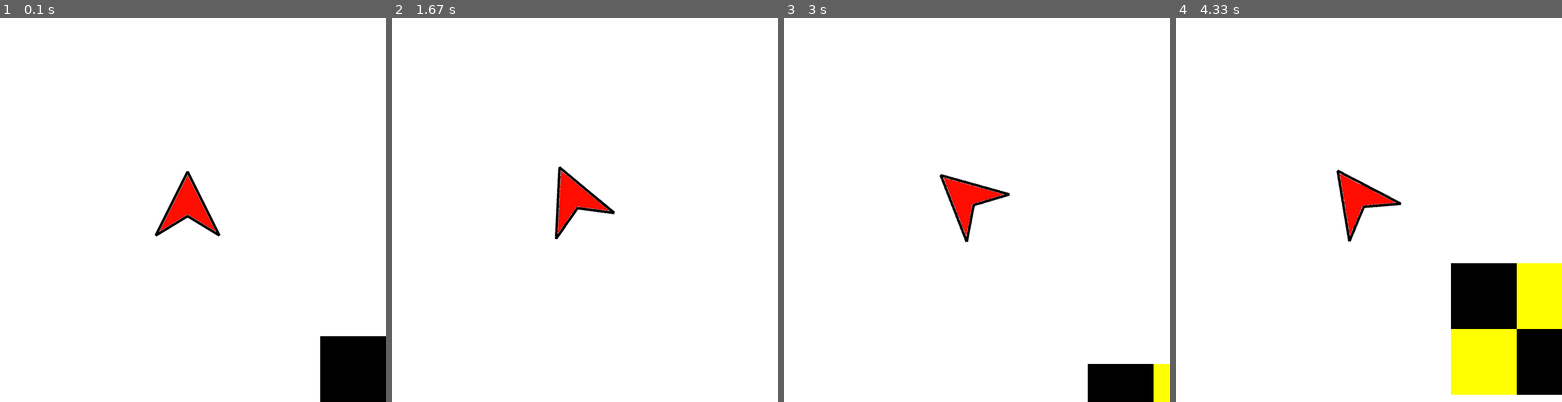
Above: before the commit, frames 1-4 (left to right).
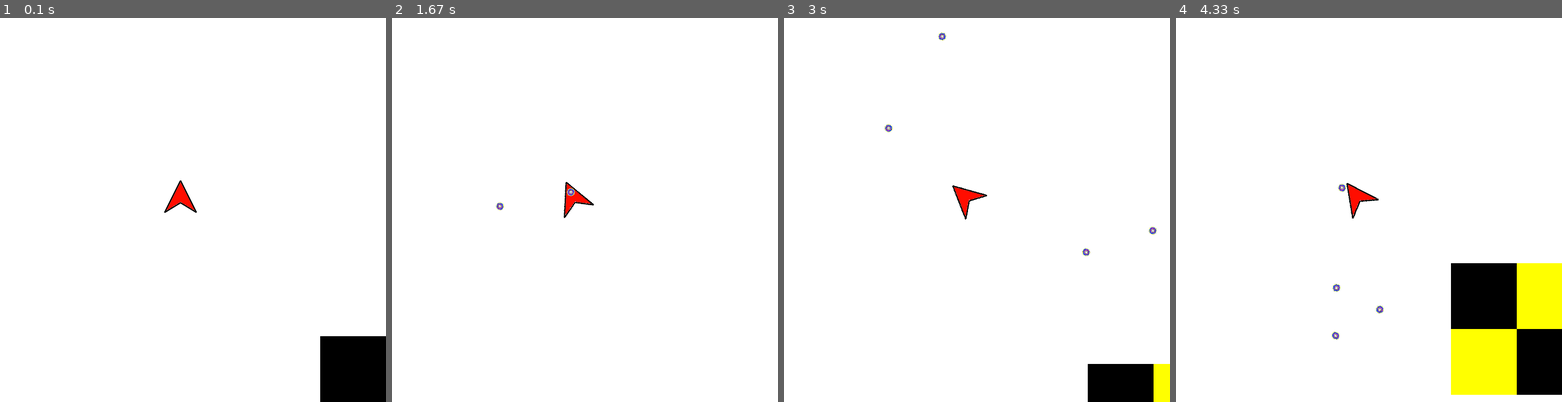
Above: after the commit, the same moments.

Repository: Redfrog80/Capsher-Game-Jam-Spring-2023
Game: pygame game, started from test/WorldTest.py
The game is run twice, just before and just after one commit, with the same random seed, the same clock (stepped at 60 frames per second) and the same inputs.
Inputs:
- Up to frame 1 (0.1 s): no input
- Up to frame 2 (1.67 s): hold Space 0.33-0.8 s; hold Right 0.33-0.8 s; hold Right 0.83-1.3 s; tap Space at 0.9, 1.2, 1.4 s; hold Up 1.33-1.63 s
- Up to frame 3 (3 s): hold Right 1.67-2.13 s; tap Space at 1.73, 2.03, 2.23, 2.53, 2.8 s; hold Left 2.17-2.7 s; hold Down from 2.73 s (still down)
- Up to frame 4 (4.33 s): release Down at 3.03 s; hold Left 3.07-3.47 s; tap Space at 3.13, 3.43, 3.57, 3.97, 4.27 s; hold Up 3.5-3.87 s; hold Right from 3.9 s (still down)

The runs differ from the first frame. In frame 1, 1.1% of the frame differs, in the area x 40-58%, y 39-57%; in frame 2, 1.0%; in frame 3, 1.1%, in the area x 25-97%, y 3-63%; in frame 4, 1.1%.

Commit message:
bullet system, tempoary commit to get the worldclass for grid spawning system

Diff:
--- a/lib/objects/Base.py
+++ b/lib/objects/Base.py
@@ -11,13 +11,14 @@
 
     def __init__(self, name: str = "", pos: tuple = (0, 0), vel: tuple = (0, 0), acc: tuple = (0, 0),
                  size: tuple = (0, 0)) -> None:
-        self.name = name
+        self.tag = name
         self.pos = pos
         self.vel = vel
         self.acc = acc
         self.rot = 0
         self.rotvel = 0
         self.boundary = Rect(pos, size)
+        self.boundCenterToPos()  # update pos on generation to prevent confusion due to previous called
 
     def boundCenterToPos(self):
         self.boundary.move_ip(subTuple(self.pos, self.boundary.center))
--- a/lib/objects/Enemy.py
+++ b/lib/objects/Enemy.py
@@ -1,4 +1,6 @@
 from .Playable import Playable
+from lib.misc import *
+import math
 
 
 class Enemy(Playable):
@@ -8,3 +10,13 @@
     def __init__(self, name: str = "", pos: tuple = (0, 0), size: tuple = (0, 0),
                  img: str = "resources/images/notfound.png"):
         super().__init__(name, pos, size, img)
+
+
+
+    def update(self, dt: float):
+        self.pos = addTuple(self.pos, mulTuple(self.vel, dt))
+        self.boundCenterToPos()
+        self.vel = addTuple(self.vel, mulTuple(self.acc, dt))
+        # rotation
+        self.rot += self.rotvel * dt
+        self.vel = (-self.speed*math.sin(math.radians(self.rot)), -self.speed*math.cos(math.radians(self.rot)))
--- a/lib/objects/GameObject.py
+++ b/lib/objects/GameObject.py
@@ -20,6 +20,10 @@
         """match size of boundary to texture"""
         self.boundary.update(subTuple(self.pos, divTuple(self.texture.get_size(), 2)), self.texture.get_size())
 
+    def matchTextureToBoundary(self):
+        """match size of texture to boundary"""
+        self.texture = transform.scale(self.texture, self.boundary.size)
+
     def render(self, screen: surface, cam: Camera):
         if self.checkCollision(cam):  # render when object collide with camera view
             if self.rot == 0:
--- a/lib/objects/Playable.py
+++ b/lib/objects/Playable.py
@@ -15,6 +15,14 @@
         self.speed = 0
         self.speedMax = 0
         self.rotspeedMax = 0
+
+    def setStat(self, s: float, h: float, shm: float, hm: float, sm: float, rm: float):
+        self.shield = s
+        self.health = h
+        self.shieldMax = shm
+        self.healthMax = hm
+        self.speedMax = sm
+        self.rotspeedMax = rm
 
     def isDead(self):
         return self.health <= 0
--- a/lib/objects/Player.py
+++ b/lib/objects/Player.py
@@ -1,4 +1,5 @@
 from .Playable import Playable
+from .ProjectTile import Projectile
 import math
 from misc import *
 
@@ -35,6 +36,11 @@
     def goBackStop(self):
         self.speed = 0
 
+    def shoot(self):
+        bullet = Projectile("bullet", "Enemy")
+        bullet.traj(self.pos, self.speedMax, self.rot, 1)
+        return bullet
+
     def update(self, dt: float):
         self.pos = addTuple(self.pos, mulTuple(self.vel, dt))
         self.boundCenterToPos()
--- /dev/null
+++ b/lib/objects/ProjectTile.py
@@ -0,0 +1,31 @@
+from .GameObject import GameObject
+from lib.misc import *
+import math
+
+
+class Projectile(GameObject):
+    def __init__(self, name: str = "bullet", tag: str = "", dmg: float = 0, size: tuple = (16, 16),
+                 img: str = "resources/images/plasmaball.png"):
+        """
+        since we're using rectangle collider, all bullet will be small square to prevent bug when bullet travel at an
+        angle
+        """
+        super().__init__(name, (0, 0), size, img)
+        self.matchTextureToBoundary()  # small bullet
+        self.dmg = dmg
+
+    def traj(self, pos: tuple, speed: float, rot: float, speed_amp: float):
+        """
+        :param speed: projectTile Speed
+        :param rot: rotation
+        :param pos: starting position
+        :param speed_amp: speed amplifier factor
+        """
+        self.rot = rot
+        self.pos = pos
+        self.vel = (-speed*math.sin(math.radians(self.rot))*speed_amp, -speed*math.cos(math.radians(self.rot))*speed_amp)
+
+    def update(self, dt: float):
+        self.pos = addTuple(self.pos, mulTuple(self.vel, dt))
+        self.boundCenterToPos()
+        self.vel = addTuple(self.vel, mulTuple(self.acc, dt))
--- a/test/imagetest.py
+++ b/test/WorldTest.py
@@ -19,11 +19,14 @@
 # secondObject.matchBoundaryToTexture()
 # secondObject.vel = (200, 200)
 
-player = objects.Player("player", (0, 0), (100, 100), "resources/images/ship.png")
+player = objects.Player("player", (0, 0), (64, 64), "resources/images/ship.png")
+player.matchTextureToBoundary()
 player.speedMax = 500
 player.rotspeedMax = 360
 # camera track second object
 camera.trackCenter(player)
+
+updateList = [player, firstObject]
 
 run = True
 while run:
@@ -41,6 +44,8 @@
                 player.goForward()
             elif event.key == pygame.K_DOWN:
                 player.goBack()
+            elif event.key == pygame.K_SPACE:
+                updateList.append(player.shoot())
         if event.type == pygame.KEYUP:
             if event.key == pygame.K_LEFT:
                 player.rotateLeftStop()
@@ -53,12 +58,11 @@
 
     # update calculation
     # player.rot += 2
-    player.update(dt)
+    [i.update(dt) for i in updateList]
     camera.update()
     # render
     win.fill((255, 255, 255))
-    firstObject.render(win, camera)
-    player.render(win, camera)
+    [i.render(win, camera) for i in updateList]
 
     pygame.display.update()
 pygame.quit()
Binary file added: resources/images/plasmaball.png
